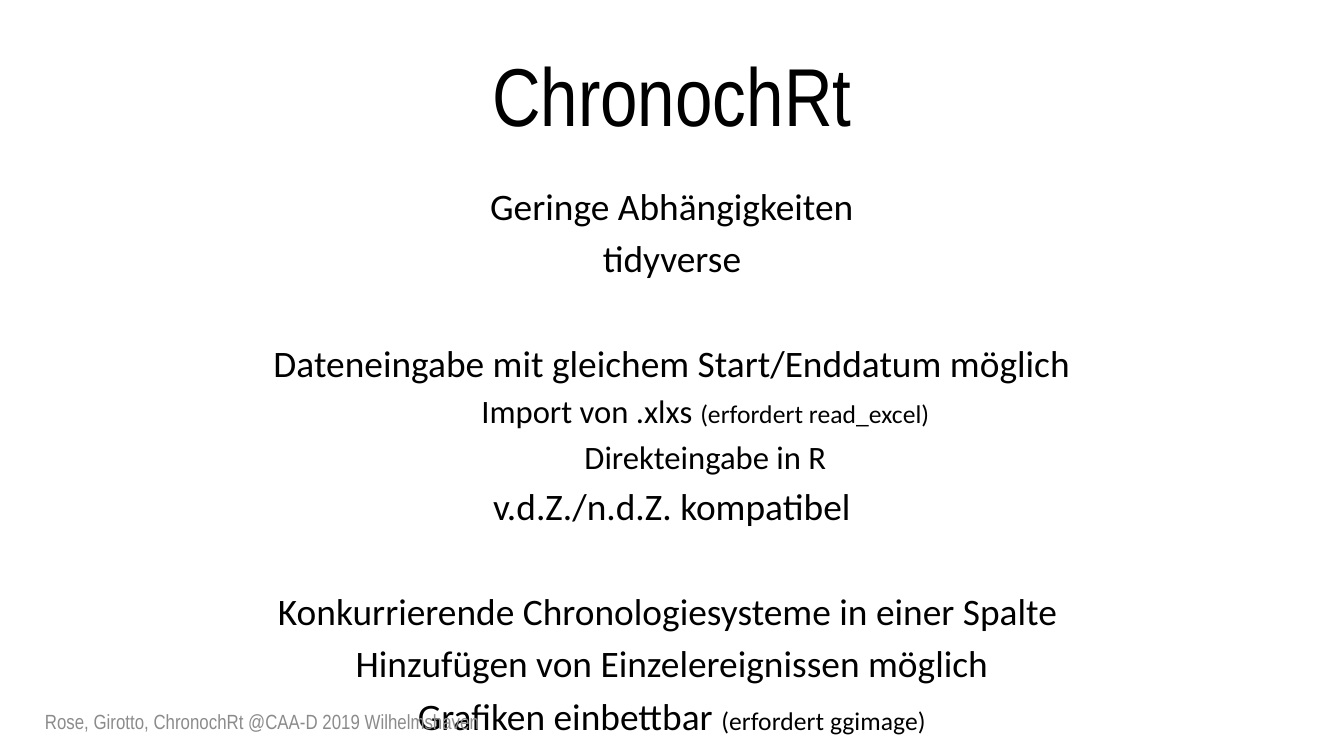
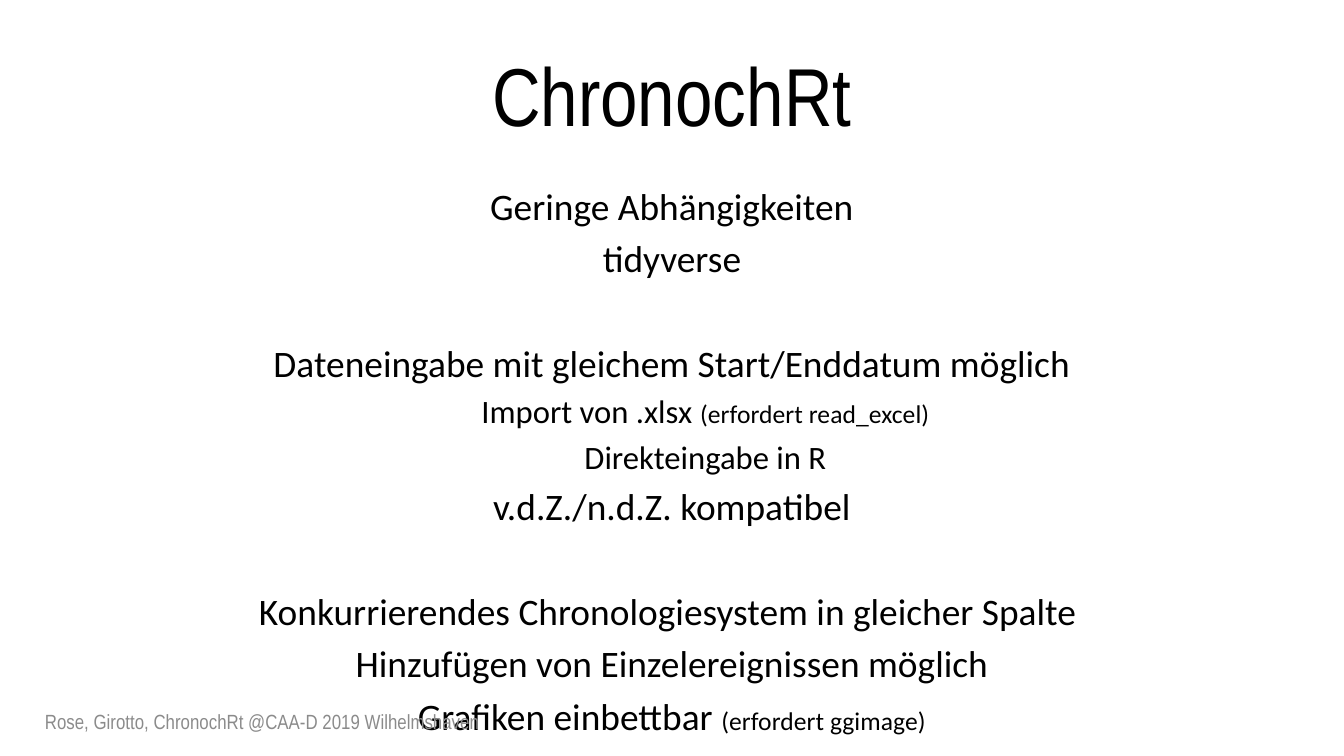
Before and after one commit to archaeothommy/chronochrt, a slide deck: slide 7 of Rose_Girotto_ChronochRt.pptx. Drawn at 1344x756 pixels with LibreOffice and Linux fonts; fonts in the diff are those of the drawing. Boxes give left, top, right and bottom in pixels: in the first picture for what was removed or moved away, otherwise in the second. Text is boxed around its words. In the diff, an @@ line names an element or a change of style, - is before the commit and + after.

Commit message:
Preparations for CAA talk, fix Import-Function

```diff
--- a/Rose_Girotto_ChronochRt.pptx
+++ b/Rose_Girotto_ChronochRt.pptx
@@ text at (x1=481, y1=400, x2=929, y2=429): text changed @@
-  Import von .xlxs (erfordert read_excel)
+  Import von .xlsx (erfordert read_excel)
@@ text at (x1=259, y1=599, x2=1076, y2=632): text changed @@
-Konkurrierende Chronologiesysteme in einer Spalte
+Konkurrierendes Chronologiesystem in gleicher Spalte
```
Also in this commit, not shown: 8 other slides changed, 2 slides added, 9 other files.
